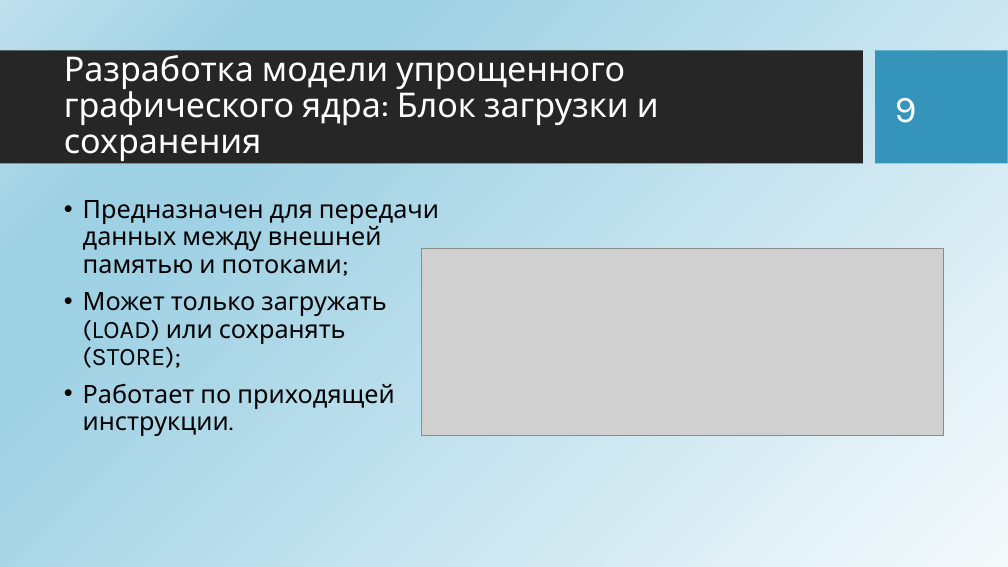
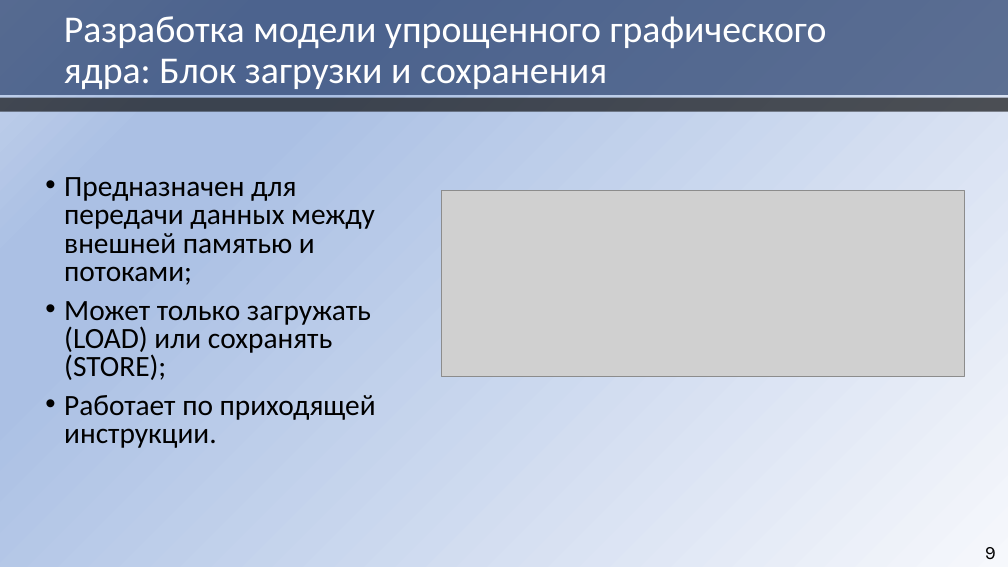
Before and after one commit to HaMeNopeDiot/hardware_gpu, a slide deck: slide 9 of docs/starukhin_dissertation/magister_pres.pptx. Drawn at 1008x567 pixels with LibreOffice and Linux fonts; fonts in the diff are those of the drawing; grey boxes stand for pictures; background and template pictures are left out. Boxes give left, top, right and bottom in pixels: in the first picture for what was removed or moved away, otherwise in the second. Text is boxed around its words. In the diff, an @@ line names an element or a change of style, - is before the commit and + after.

```diff
--- a/docs/starukhin_dissertation/magister_pres.pptx
+++ b/docs/starukhin_dissertation/magister_pres.pptx
@@ background picture (left out) to gradient #F6F8FC to #ABC0E4 to #C7D5ED @@
@@ rectangle added at [0, 0, 1008, 95], fill #1A3260 at 65% opacity @@
@@ title "Разработка модели упрощенного графического ядра: ...": place and size @@
-title "Разработка модели упрощенного графического ядра: ..." at [64, 49, 659, 161]
+title "Разработка модели упрощенного графического ядра: ..." at [64, 16, 827, 89]
@@ title "Разработка модели упрощенного графического ядра: ..." at [64, 16, 827, 89]: size 32.4 to 36 pt, font Karla to Calibri; line spacing 0.88 to 0.9 @@
@@ rectangle removed at [0, 51, 863, 164] @@
@@ rectangle removed at [876, 51, 1008, 164] @@
@@ rectangle added at [0, 98, 1008, 111], fill #000000 at 65% opacity @@
@@ text "Предназначен для передачи данных между ...": place and size @@
-text "Предназначен для передачи данных между ..." at [83, 200, 439, 436]
+text "Предназначен для передачи данных между ..." at [64, 177, 376, 448]
@@ text "Предназначен для передачи данных между ..." at [64, 177, 376, 448]: size 24 to 28 pt, font Karla to Calibri; line spacing 0.9 to 0.8 @@
@@ picture: place and size @@
-picture at [421, 249, 944, 436]
+picture at [441, 191, 964, 377]
@@ page number: place and size @@
-page number at [895, 98, 917, 123]
+page number at [985, 547, 996, 559]
@@ page number at [985, 547, 996, 559]: size 36 to 18 pt, text colour #FFFFFF to #000000; alignment left to right @@
```
Also in this commit, not shown: 14 other slides changed, 2 other files.
